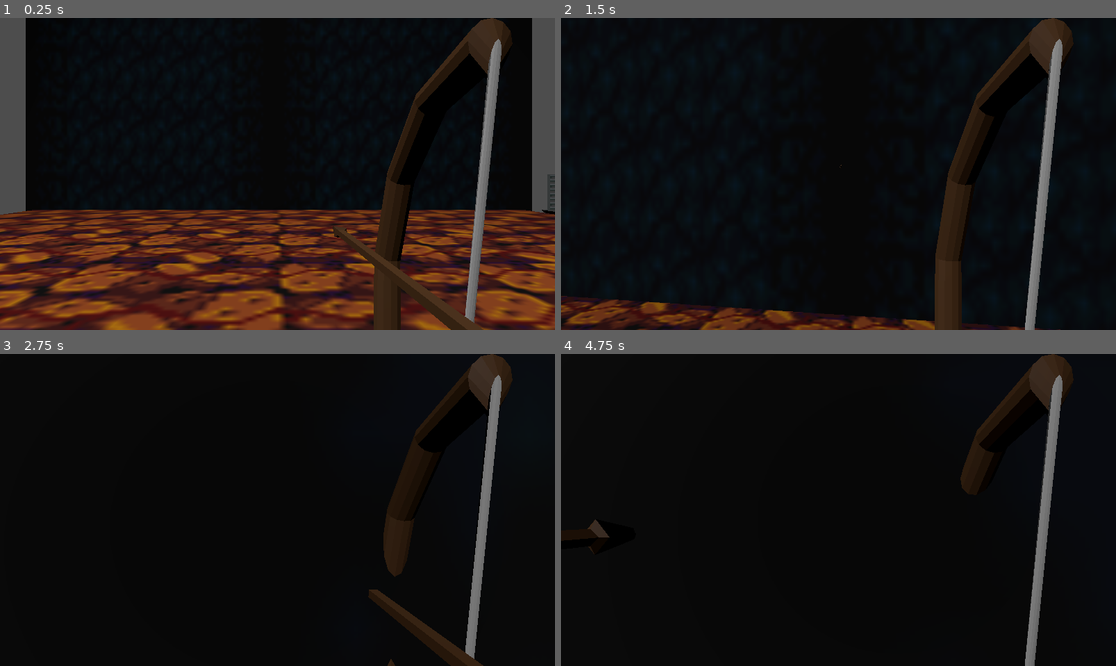
Above: before the commit, frames 1-4 (two rows, left to right).
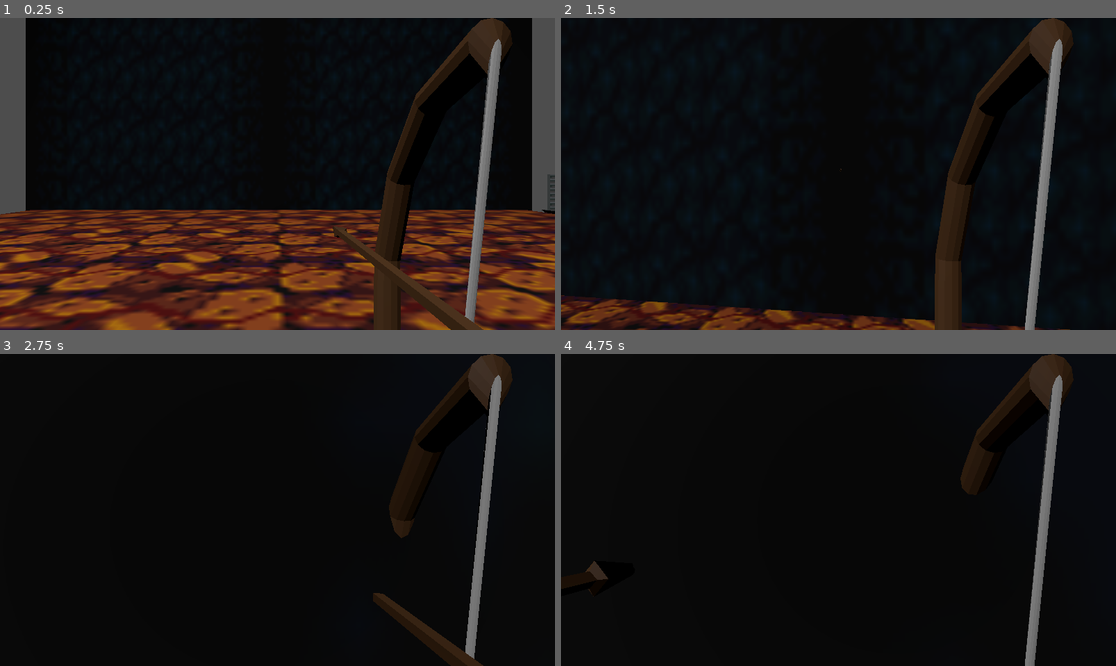
Above: after the commit, the same moments.

Repository: GmacktheGummy/escapebloodskullplanet
Game: Godot game, scene res://testscn.tscn
Same seed, same stepped clock (60 frames per second), same inputs: the game is played once before the commit and once after it.
Inputs (mouse positions are in pixels of both pictures, inside the frame that each line leads up to):
- Up to frame 1 (0.25 s): no input
- Up to frame 2 (1.5 s): tap Enter at 0.5 s; move the mouse to (866, 174) at 0.52 s; press the mouse at (866, 174) at 0.53 s; hold W (forward) from 0.53 s (still down); tap Space (jump) at 0.77 s; move the mouse to (810, 174) at 1.27 s; release the mouse at (810, 174) at 1.28 s; click (810, 174) at 1.35 s
- Up to frame 3 (2.75 s): keep holding W (forward); tap Space (jump) at 1.52 s; move the mouse to (288, 503) at 2.02 s; press the mouse at (288, 503) at 2.03 s
- Up to frame 4 (4.75 s): keep holding W (forward); move the mouse to (832, 516) at 2.77 s; release the mouse at (832, 516) at 2.78 s; click (832, 516) at 2.85 s; tap Space (jump) at 3.02, 3.77, 4.25, 4.52 s; move the mouse to (877, 513) at 3.52 s; press the mouse at (877, 513) at 3.53 s; move the mouse to (794, 506) at 4.27 s; release the mouse at (794, 506) at 4.28 s; click (794, 506) at 4.35 s

The runs differ from the first frame. In frame 1, 5.4% of the frame differs, in the area x 0-100%, y 61-100%; in frame 2, 0.3%; in frame 3, 0.6%; in frame 4, 0.2%.

Commit message:
adding weight to arrows and starting ladybug enemy

Diff:
--- a/arrow.gd
+++ b/arrow.gd
@@ -1,22 +1,24 @@
 extends CharacterBody3D
 
+var gravity = ProjectSettings.get_setting("physics/3d/default_gravity")
 # Minimum speed of the mob in meters per second.
-@export var min_speed = 20
+@export var min_speed = 10
 # Maximum speed of the mob in meters per second.
-@export var max_speed = 24
+@export var max_speed = 40
 
 # This function will be called from the Main scene.
-func initialize(arrow_rot,arrow_pos,arrow_xrot,arrow_zrot):
+func initialize(arrow_rot,arrow_pos,arrow_xrot,arrow_zrot,arrow_str):
 	position=Vector3(arrow_pos)
 	rotate_x(arrow_xrot)
 	rotate_y(arrow_rot.y)
 	rotate_z(arrow_rot.z)
-	# We calculate a random speed (integer)
-	var random_speed = randi_range(min_speed, max_speed)
+	# We calculate the strength of the shot
+	var random_speed = ((max_speed-min_speed)*(arrow_str*5))
 	# We calculate a forward velocity that represents the speed.
 	velocity = Vector3.FORWARD.rotated(Vector3(1,0,0),arrow_xrot).rotated(Vector3.UP,arrow_rot.y).rotated(Vector3(0,0,1),arrow_zrot) * random_speed
 
 func _physics_process(_delta):
+	velocity.y += (-gravity * _delta)/2
 	# Iterate through all collisions that occurred this frame
 	for index in range(get_slide_collision_count()):
 		# We get one of the collisions with the player
--- a/control.gd
+++ b/control.gd
@@ -18,6 +18,7 @@
 	var arrow_xrot= $Player/Camera3D.rotation.x
 	var arrow_zrot= $Player/Camera3D.rotation.z
 	var arrow_pos = Vector3($Player.position.x,$Player.position.y+1.4,$Player.position.z)
+	var arrow_str = $Player.bowpull_strength
 	var arrow = arrowscn.instantiate()
-	arrow.initialize(arrow_rot,arrow_pos,arrow_xrot,arrow_zrot)
+	arrow.initialize(arrow_rot,arrow_pos,arrow_xrot,arrow_zrot,arrow_str)
 	add_child(arrow)
--- /dev/null
+++ b/e_ladybug.tscn
@@ -0,0 +1,32 @@
+[gd_scene load_steps=4 format=3 uid="uid://btbowfaol1dqi"]
+
+[sub_resource type="StandardMaterial3D" id="StandardMaterial3D_w80b3"]
+albedo_color = Color(0.968627, 0, 0, 1)
+
+[sub_resource type="PrismMesh" id="PrismMesh_0gjqr"]
+
+[sub_resource type="BoxShape3D" id="BoxShape3D_5yhcs"]
+size = Vector3(2.09969, 0.52847, 2.53288)
+
+[node name="e_ladybug" type="RigidBody3D"]
+collision_layer = 63
+collision_mask = 8
+
+[node name="body" type="MeshInstance3D" parent="."]
+transform = Transform3D(2.3828, 0, 0, 0, 0.925186, 0, 0, 0, 2.58826, 0, 0.455123, 0)
+material_override = SubResource("StandardMaterial3D_w80b3")
+mesh = SubResource("PrismMesh_0gjqr")
+
+[node name="antenae1" type="MeshInstance3D" parent="body"]
+transform = Transform3D(0.0946052, -0.215878, 0, 0.162983, 0.831188, 0, 0, 0, 0.165388, -0.287944, 0.435311, 0.391665)
+mesh = SubResource("PrismMesh_0gjqr")
+skeleton = NodePath("../..")
+
+[node name="antenae2" type="MeshInstance3D" parent="body"]
+transform = Transform3D(0.0856118, 0.255861, 0, -0.193169, 0.752174, 0, 0, 0, 0.165388, 0.330853, 0.435311, 0.406901)
+mesh = SubResource("PrismMesh_0gjqr")
+skeleton = NodePath("../..")
+
+[node name="CollisionShape3D" type="CollisionShape3D" parent="."]
+transform = Transform3D(1, 0, 0, 0, 1, 0, 0, 0, 1, 0, 0.272793, 0)
+shape = SubResource("BoxShape3D_5yhcs")
--- a/player.gd
+++ b/player.gd
@@ -7,12 +7,17 @@
 @export var controller_sensitivity=0.002
 @export var canShoot = 1
 @export var canShoot_timer_length = 60
+@export var current_equip = 1
+var last_equip = 1
+var unequip_timer =0
+var unequip_timerval = 30
 var canShoot_timer_value = 0
 var shootingState = 0
 var bowpos_idle_pos = Vector3(0.205, -0.163, -0.27)
 var bowpos_idle_zscale = 3
 var bowpos_strung_pos = Vector3(0.110, -0.063, -0.20)
 var bowpos_strung_zscale = 6
+var bowpull_strength = 1
 var arrow_zpos_origin = -0.02
 var isMoving=false
 signal shootArrow
@@ -36,15 +41,19 @@
 			$Camera3D.rotate_x(-event.relative.y * mouse_sensitivity)
 			$Camera3D.rotation.x = clampf($Camera3D.rotation.x, -deg_to_rad(70), deg_to_rad(70))
 
-		#fire an arrow
-		if event.is_action_pressed("fire") and canShoot ==1 and shootingState ==0:
-			shootingState=1
-		if event.is_action_released("fire") and canShoot ==1 and shootingState ==1:
-			canShoot=0
-			shootingState=0
-			$Camera3D/bow/arrow.position.z = 0.2
-			shootArrow.emit()
-
+		# Bow and Arrow
+		if current_equip==1:
+			if canShoot==1 and shootingState==0:
+				if $Camera3D/bow.position.y<bowpos_idle_pos.y:
+					$Camera3D/bow.position.y+=.1
+			if event.is_action_pressed("fire") and canShoot ==1 and shootingState ==0:
+				shootingState=1
+			if event.is_action_released("fire") and canShoot ==1 and shootingState ==1:
+				bowpull_strength=($Camera3D/bow.scale.z / bowpos_strung_zscale)
+				canShoot=0
+				shootingState=0
+				$Camera3D/bow/arrow.position.z = 0.2
+				shootArrow.emit()
 
 func _physics_process(delta):
 	velocity.y += -gravity * delta
@@ -61,29 +70,29 @@
 	move_and_slide()
 	if is_on_floor() and Input.is_action_just_pressed("jump"):
 		velocity.y = jump_speed
-
-	#Animation of restringing a new arrow
-	if canShoot==0:
-		if (canShoot_timer_value<canShoot_timer_length):
-			canShoot_timer_value +=1
-			if $Camera3D/bow/arrow.position.z>-0.02:
-				$Camera3D/bow/arrow.position.z-=0.0035
-		else:
-			$Camera3D/bow/arrow.position.z = arrow_zpos_origin
-			canShoot=1
-			canShoot_timer_value=0
-	#Animation for Aiming down the bow
-	if shootingState==1:
-		if $Camera3D/bow.position.x > bowpos_strung_pos.x:
-			$Camera3D/bow.position.x-=0.02
-		if $Camera3D/bow.position.y < bowpos_strung_pos.y:
-			$Camera3D/bow.position.y+=0.02
-		if $Camera3D/bow.position.z < bowpos_strung_pos.z:
-			$Camera3D/bow.position.z+=0.01
-		if $Camera3D/bow.scale.z < bowpos_strung_zscale:
-			$Camera3D/bow.scale.z+=0.05
-	if shootingState==0:
-		$Camera3D/bow.position.x = bowpos_idle_pos.x
-		$Camera3D/bow.position.y = bowpos_idle_pos.y
-		$Camera3D/bow.position.z = bowpos_idle_pos.z
-		$Camera3D/bow.scale.z = bowpos_idle_zscale
+	if current_equip==1:
+		#Animation of restringing a new arrow
+		if canShoot==0:
+			if (canShoot_timer_value<canShoot_timer_length):
+				canShoot_timer_value +=1
+				if $Camera3D/bow/arrow.position.z>-0.02:
+					$Camera3D/bow/arrow.position.z-=0.0035
+			else:
+				$Camera3D/bow/arrow.position.z = arrow_zpos_origin
+				canShoot=1
+				canShoot_timer_value=0
+		#Animation for Aiming down the bow
+		if shootingState==1:
+			if $Camera3D/bow.position.x > bowpos_strung_pos.x:
+				$Camera3D/bow.position.x-=0.02
+			if $Camera3D/bow.position.y < bowpos_strung_pos.y:
+				$Camera3D/bow.position.y+=0.02
+			if $Camera3D/bow.position.z < bowpos_strung_pos.z:
+				$Camera3D/bow.position.z+=0.01
+			if $Camera3D/bow.scale.z < bowpos_strung_zscale:
+				$Camera3D/bow.scale.z+=0.05
+		if shootingState==0:
+			$Camera3D/bow.position.x = bowpos_idle_pos.x
+			$Camera3D/bow.position.y = bowpos_idle_pos.y
+			$Camera3D/bow.position.z = bowpos_idle_pos.z
+			$Camera3D/bow.scale.z = bowpos_idle_zscale
--- a/player.tscn
+++ b/player.tscn
@@ -7,9 +7,6 @@
 
 [sub_resource type="CapsuleShape3D" id="CapsuleShape3D_45mvj"]
 radius = 0.4
-
-[sub_resource type="BoxShape3D" id="BoxShape3D_hktkp"]
-size = Vector3(1, 0.2, 0.6)
 
 [sub_resource type="StandardMaterial3D" id="StandardMaterial3D_8ill7"]
 transparency = 1
@@ -27,17 +24,13 @@
 transform = Transform3D(1, 0, 0, 0, 1, 0, 0, 0, 1, 0, 1, 0)
 shape = SubResource("CapsuleShape3D_45mvj")
 
-[node name="feet_collision" type="CollisionShape3D" parent="."]
-transform = Transform3D(1, 0, 0, 0, 1, 0, 0, 0, 1, 0, 0.0871214, 0)
-shape = SubResource("BoxShape3D_hktkp")
-
 [node name="Camera3D" type="Camera3D" parent="."]
 transform = Transform3D(1, 0, 0, 0, 1, 0, 0, 0, 1, -0.05, 1.45, 0)
 doppler_tracking = 1
 fov = 65.0
 
 [node name="crosshair" type="MeshInstance3D" parent="Camera3D"]
-transform = Transform3D(0.0854427, 0, 0, 0, 0.0854427, 0, 0, 0, 1, 0, 0, -0.495862)
+transform = Transform3D(0.0854427, 1.08412e-09, -3.72529e-09, 7.27596e-12, 0.0854427, 7.45058e-09, 0, 6.98492e-10, 1, -2.6077e-08, -2.38419e-07, -0.495862)
 material_override = SubResource("StandardMaterial3D_8ill7")
 cast_shadow = 0
 ignore_occlusion_culling = true
@@ -45,7 +38,7 @@
 mesh = SubResource("QuadMesh_1mwbu")
 
 [node name="bow" parent="Camera3D" instance=ExtResource("2_mc2h2")]
-transform = Transform3D(0.226359, -4.79055, 0.058877, 3.78949, 0.281388, -0.137026, 0.168853, 0.107003, 2.99629, 0.20525, -0.162547, -0.270434)
+transform = Transform3D(0.226359, -4.79055, 0.0588773, 3.78949, 0.281388, -0.137026, 0.168853, 0.107003, 2.99629, 0.20525, -0.162547, -0.270434)
 
 [node name="arrow" parent="Camera3D/bow" instance=ExtResource("3_nvwht")]
 transform = Transform3D(0.00263165, 0.694865, -0.719137, -0.058206, 0.718026, 0.693579, 0.998302, 0.0400327, 0.042335, -0.00868789, -0.00574698, -0.0195861)
--- a/project.godot
+++ b/project.godot
@@ -90,6 +90,12 @@
 "events": [Object(InputEventJoypadMotion,"resource_local_to_scene":false,"resource_name":"","device":-1,"axis":3,"axis_value":1.0,"script":null)
 ]
 }
+cancel_unequip={
+"deadzone": 0.5,
+"events": [Object(InputEventKey,"resource_local_to_scene":false,"resource_name":"","device":-1,"window_id":0,"alt_pressed":false,"shift_pressed":false,"ctrl_pressed":false,"meta_pressed":false,"pressed":false,"keycode":0,"physical_keycode":81,"key_label":0,"unicode":113,"echo":false,"script":null)
+, Object(InputEventJoypadButton,"resource_local_to_scene":false,"resource_name":"","device":-1,"button_index":1,"pressure":0.0,"pressed":false,"script":null)
+]
+}
 
 [layer_names]
 
Not shown: 1 places in player.tscn that only renumber resources
